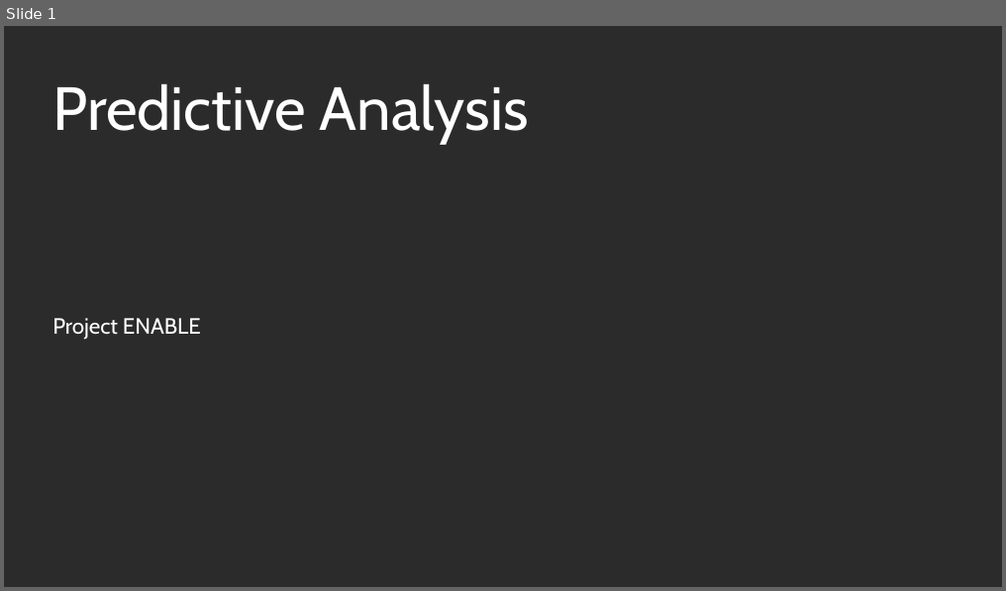
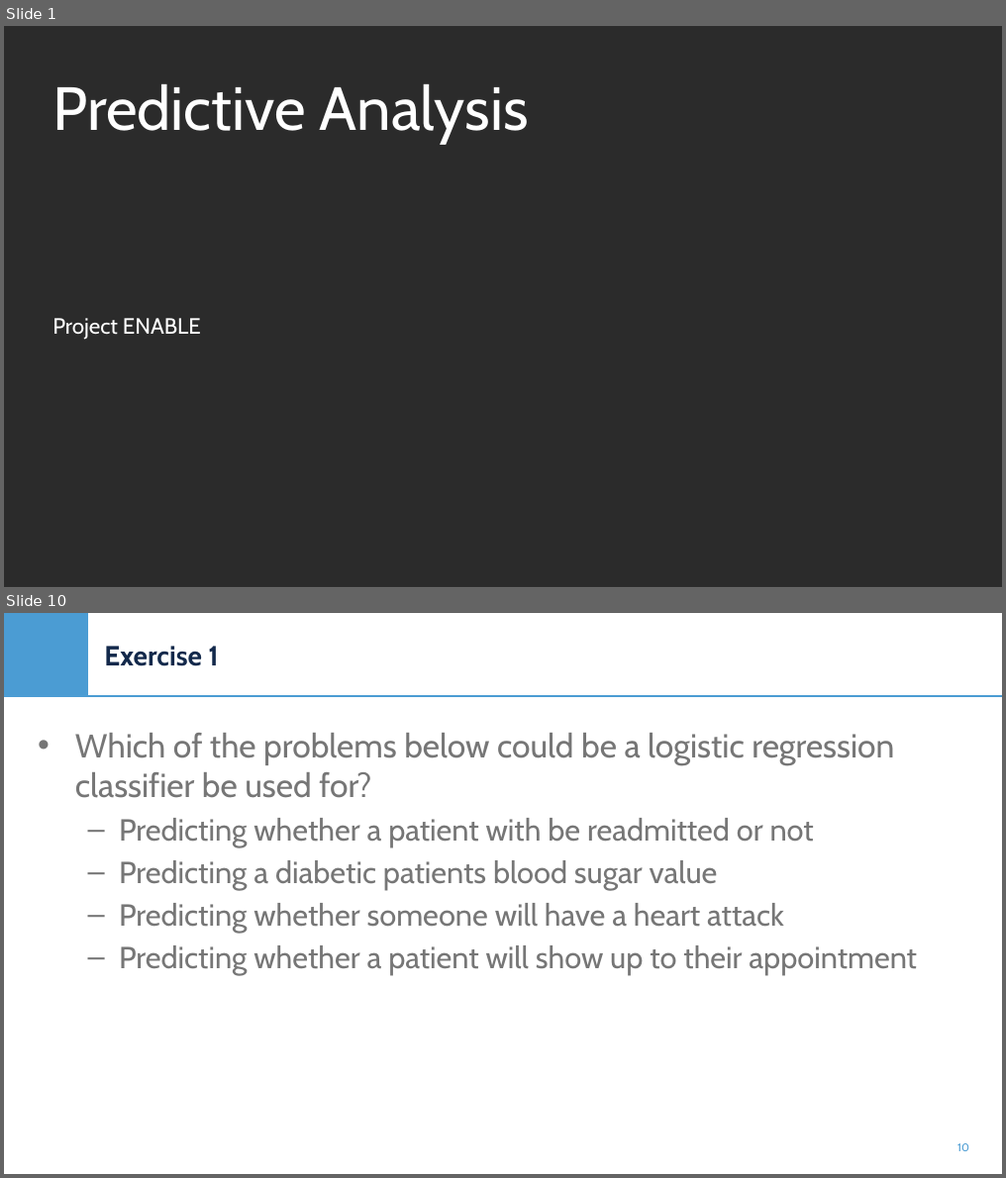
Before and after one commit to e-cui/ENABLE-HiDAV-Online-Modules, a slide deck: Data Mining Modules/Presentations/Predictive Analysis.pptx. Shown one above the other, each under a label of ours: slide 1 before the commit, slides 1 and 10 after it; the slides between them are not shown. The pictures are 1006x591 and 1006x1178 pixels, drawn with LibreOffice and Linux fonts; fonts in the diff are those of the drawing; background and template pictures are left out; a plain dark background stands for a picture behind light text. Boxes give left, top, right and bottom in pixels: in the first picture for what was removed or moved away, otherwise in the second. Text is boxed around its words. In the diff, an @@ line names an element or a change of style, - is before the commit and + after.

```diff
--- a/Data Mining Modules/Presentations/Predictive Analysis.pptx
+++ b/Data Mining Modules/Presentations/Predictive Analysis.pptx
@@ slide 10 added at (x1=4, y1=613, x2=1002, y2=1174), background picture (left out) @@
@@ rectangle added at (x1=4, y1=613, x2=88, y2=696), fill #4B9CD3 @@
@@ title added at (x1=104, y1=646, x2=218, y2=666), 20 pt, text #13294B, bold @@
+Exercise 1
@@ line added from (4, 696) to (1002, 696), #4B9CD3 1 pt @@
@@ text added at (x1=75, y1=733, x2=917, y2=975), 22 pt, text #767676 @@
+• Which of the problems below could be a logistic regression classifier be used for?
+  – Predicting whether a patient with be readmitted or not
+  – Predicting a diabetic patients blood sugar value
+  – Predicting whether someone will have a heart attack
+  – Predicting whether a patient will show up to their appointment
@@ page number added at (x1=957, y1=1144, x2=969, y2=1152), 8 pt, text #4B9CD3 @@
+10
```
Also in this commit, not shown: 3 slides changed, 29 other slides added, 14 slides removed.
